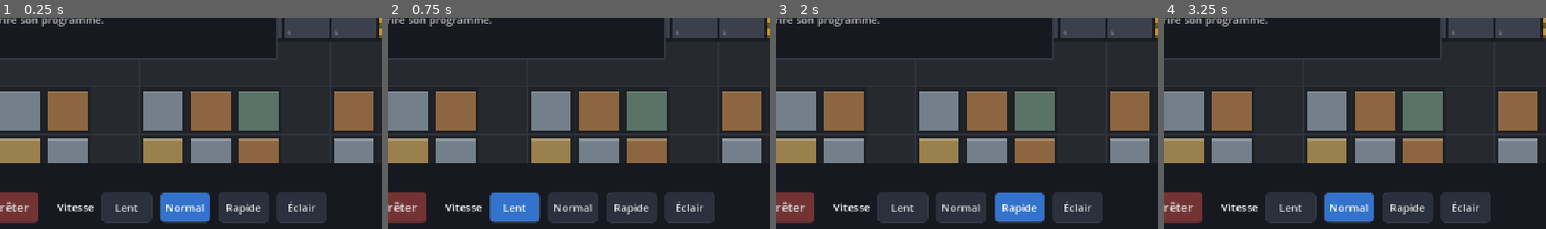
Above: before the commit, frames 1-4 (left to right).
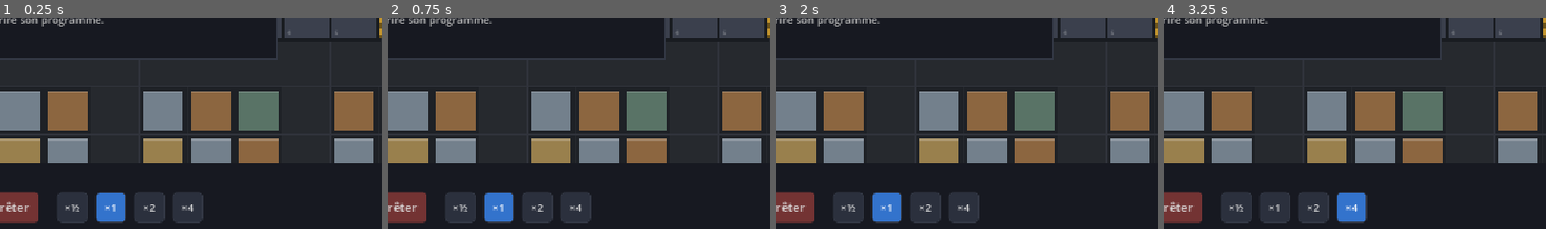
Above: after the commit, the same moments.

Repository: YohanPoirier/jeu_securite
Game: Godot game, scene res://main.tscn
Same seed, same stepped clock (60 frames per second), same inputs: the game is played once before the commit and once after it.
Inputs (mouse positions are % of the whole screen's width and height, from its top left):
- Up to frame 1 (0.25 s): no input
- Up to frame 2 (0.75 s): click (36, 95) at 0.5 s, where only the run before the commit has a clickable "Lent"
- Up to frame 3 (2 s): click (51, 95) at 1.25 s, where only the run before the commit has a clickable "Rapide"
- Up to frame 4 (3.25 s): click (59, 95) at 2 s, where only the run before the commit has a clickable "Éclair"; click (43, 95) at 2.75 s, where only the run before the commit has a clickable "Normal"
The pictures show only the part of the screen within x 19-69%, y 50-100%; the shares and areas given below are measured in that part.

The runs differ from the first frame. In frame 1, 8.2% of the frame differs, in the area x 15-86%, y 82-98%; in frame 2, 7.1%; in frame 3, 7.2%; in frame 4, 6.7%.

Commit message:
Vitesse : quatre petits boutons compacts (x1/2, x1, x2, x4) sans libellé
Co-Authored-By: Claude Sonnet 5.5 <noreply@anthropic.com>
Claude-Session: https://claude.ai/code/session_01Qn8oNbxsrQNPS2EWgssgFJ

Diff:
--- a/scripts/main.gd
+++ b/scripts/main.gd
@@ -13,7 +13,7 @@
 const SAVE_PATH := "user://progression.cfg"
 const TOP_H := 40
 const BOTTOM_H := 102
-const SPEEDS := [["Lent", 3], ["Normal", 6], ["Rapide", 12], ["Éclair", 30]]
+const SPEEDS := [["×½", 3], ["×1", 6], ["×2", 12], ["×4", 24]]
 const EDITOR_W := 520
 const MENU_W := 640
 const PANEL_BG := Color(0.09, 0.10, 0.13)
@@ -239,14 +239,14 @@
 	btn_stop.pressed.connect(_on_stop)
 	bh.add_child(btn_stop)
 	bh.add_child(VSeparator.new())
-	bh.add_child(_label("Vitesse"))
 	var group := ButtonGroup.new()
 	for sp in SPEEDS:
 		var sb := Button.new()
 		sb.text = sp[0]
 		sb.toggle_mode = true
 		sb.button_group = group
-		sb.custom_minimum_size = Vector2(76, 40)
+		sb.custom_minimum_size = Vector2(46, 40)
+		sb.tooltip_text = "Vitesse de la simulation"
 		for state in ["normal", "hover", "pressed", "hover_pressed"]:
 			var box := StyleBoxFlat.new()
 			var on: bool = state.ends_with("pressed")
